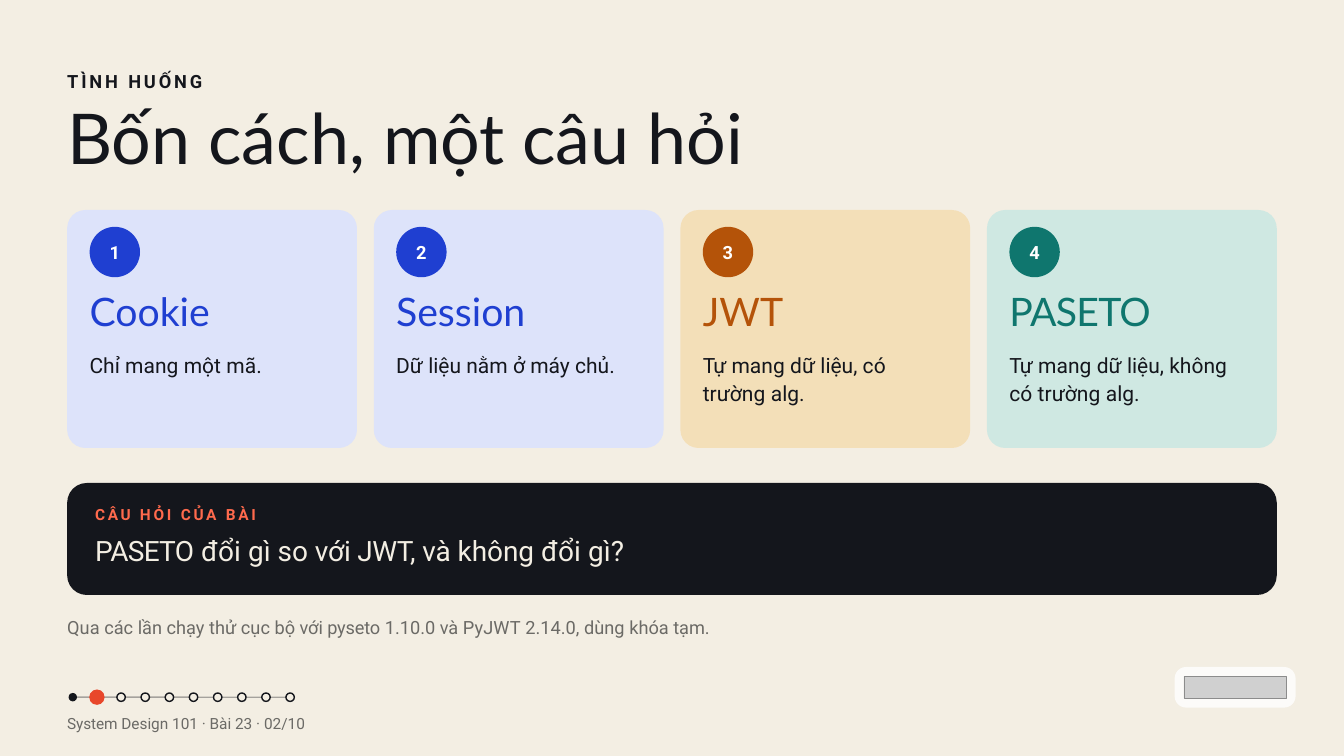
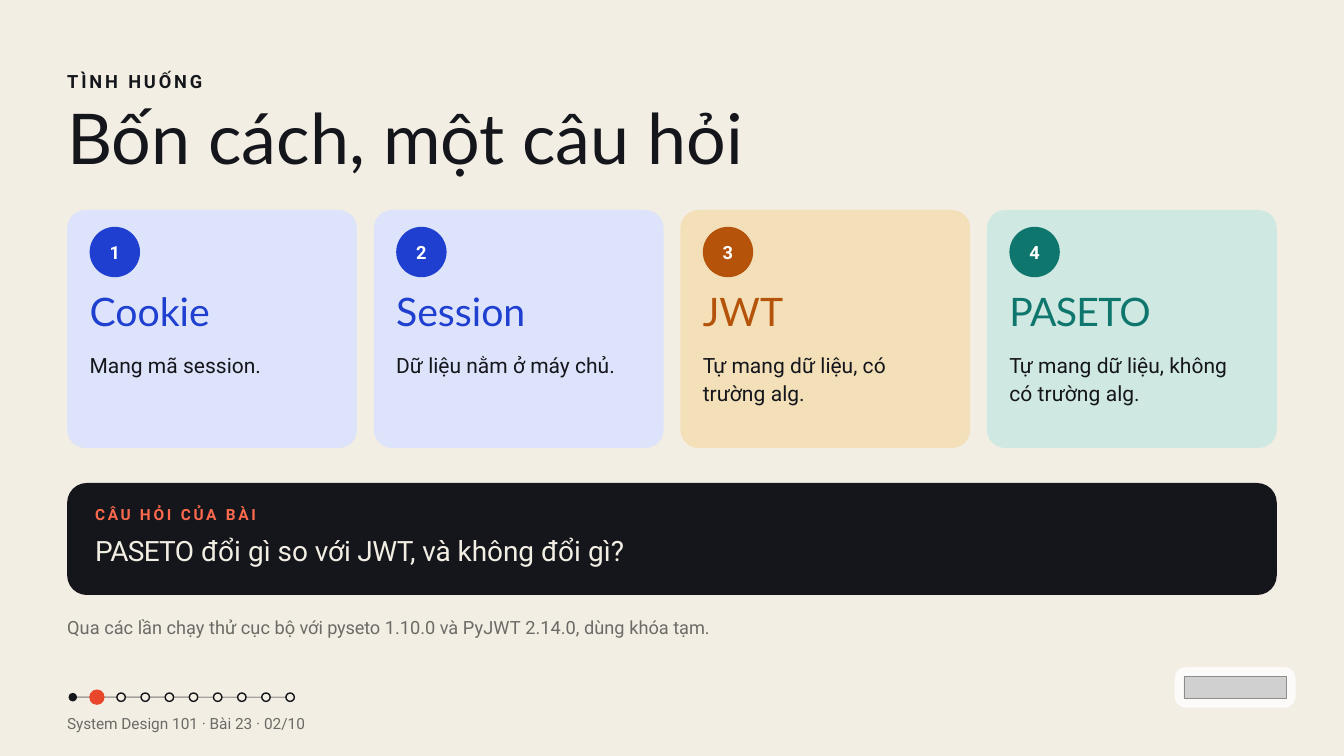
Before and after one commit to vohoailinh90/tool-marketing-studio, a slide deck: slide 2 of system-design-101/vi/lessons/sd-14-023/slides/sd-14-023.pptx. Drawn at 1344x756 pixels with LibreOffice and Linux fonts; fonts in the diff are those of the drawing; grey boxes stand for pictures. Boxes give left, top, right and bottom in pixels: in the first picture for what was removed or moved away, otherwise in the second. Text is boxed around its words. In the diff, an @@ line names an element or a change of style, - is before the commit and + after.

```diff
--- a/system-design-101/vi/lessons/sd-14-023/slides/sd-14-023.pptx
+++ b/system-design-101/vi/lessons/sd-14-023/slides/sd-14-023.pptx
@@ text at <box>90,357,261,378</box>: text changed @@
-Chỉ mang một mã.
+Mang mã session.
```
Also in this commit, not shown: 1 other slide changed, 1 other file.
